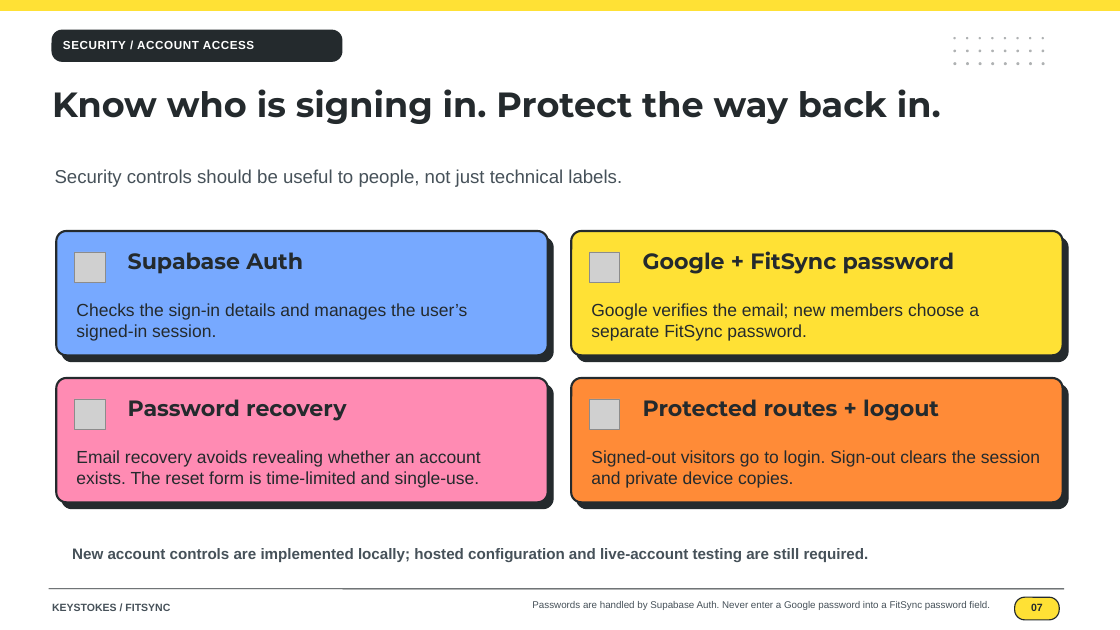
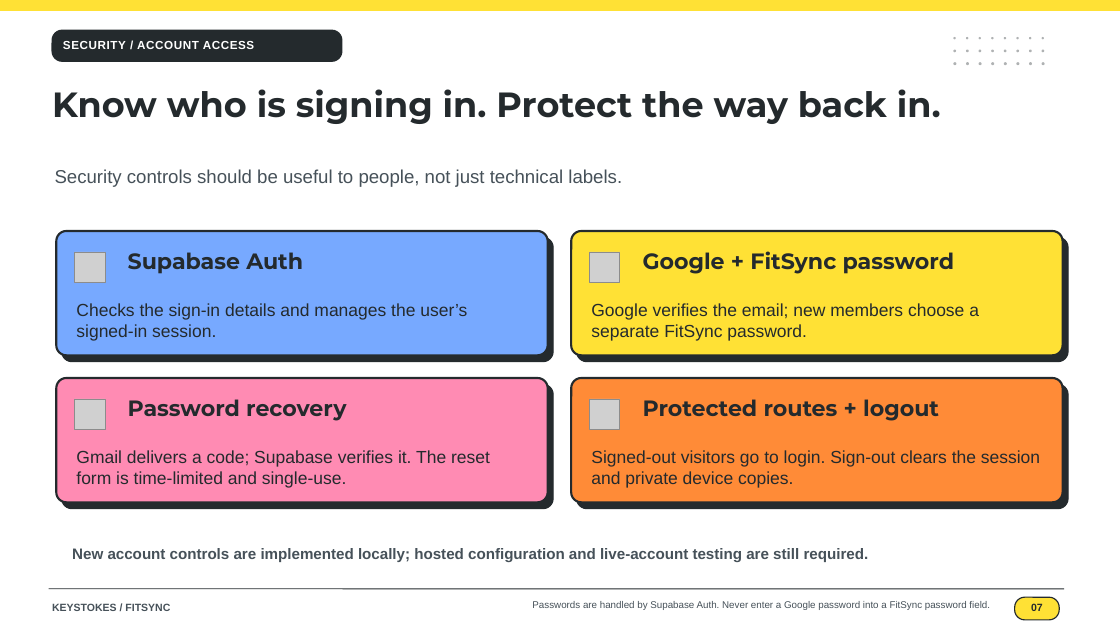
Before and after one commit to AndreDizon/fitsync-app, a slide deck: slide 7 of deliverables/FitSync_IT_Expert_Presentation/FitSync_KEYSTOKES_Pop_Art_Pitch.pptx. Drawn at 1120x630 pixels with LibreOffice and Linux fonts; fonts in the diff are those of the drawing; grey boxes stand for pictures. Boxes give left, top, right and bottom in pixels: in the first picture for what was removed or moved away, otherwise in the second. Text is boxed around its words. In the diff, an @@ line names an element or a change of style, - is before the commit and + after.

Commit message:
Update presentation email flow and simplify settings content

```diff
--- a/deliverables/FitSync_IT_Expert_Presentation/FitSync_KEYSTOKES_Pop_Art_Pitch.pptx
+++ b/deliverables/FitSync_IT_Expert_Presentation/FitSync_KEYSTOKES_Pop_Art_Pitch.pptx
@@ text at (x1=76, y1=450, x2=490, y2=488): text changed @@
-Email recovery avoids revealing whether an account exists. The reset form is time-limited and single-use.
+Gmail delivers a code; Supabase verifies it. The reset form is time-limited and single-use.
```
Also in this commit, not shown: 1 other slide changed, 11 other files.
